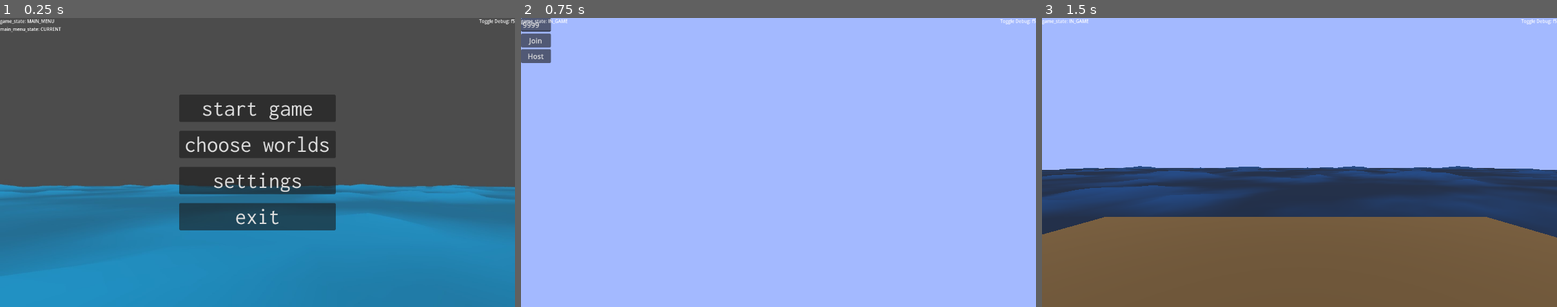
Above: before the commit, frames 1-3 (left to right).
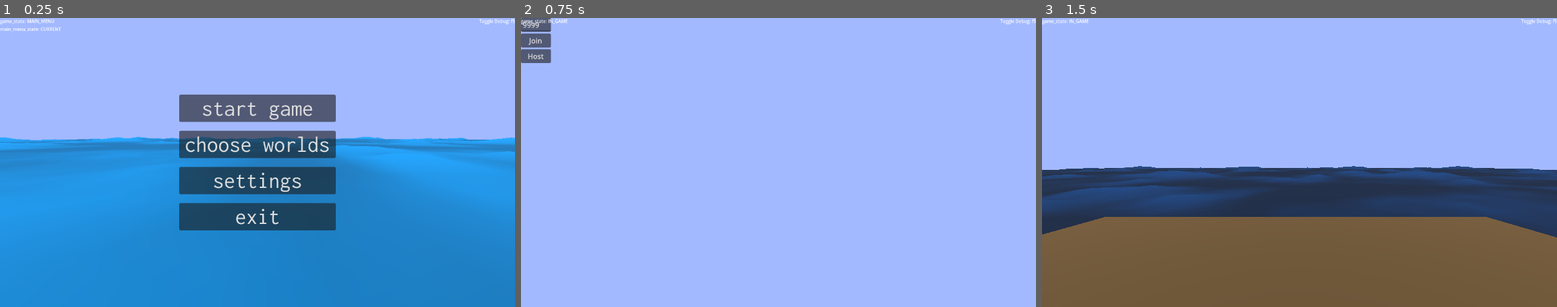
Above: after the commit, the same moments.

Repository: illogicalapple/open-water
Game: Godot game, scene res://scenes/start_menu.tscn
The game is run twice, just before and just after one commit, with the same random seed, the same clock (stepped at 60 frames per second) and the same inputs.
Inputs:
- Up to frame 1 (0.25 s): no input
- Up to frame 2 (0.75 s): click "start game" at 0.5 s
- Up to frame 3 (1.5 s): click "Host" at 1.25 s

The runs differ from the first frame. In frame 1, 77% of the frame differs, in the area x 0-100%, y 0-100%; in frame 2, nothing differs; in frame 3, nothing differs.

Commit message:
change background
gray sky changed to blue

Diff:
--- a/scenes/start_menu.tscn
+++ b/scenes/start_menu.tscn
@@ -2,7 +2,7 @@
 
 [ext_resource type="Theme" uid="uid://yqhp0x75g3lx" path="res://menu_theme.tres" id="1_hy3ew"]
 [ext_resource type="Script" path="res://scenes/start_menu.gd" id="1_ir7u2"]
-[ext_resource type="Texture2D" uid="uid://dmnj2vjb2nuo1" path="res://assets/images/background.jpg" id="3_ohxti"]
+[ext_resource type="Texture2D" uid="uid://1grhsng24wdx" path="res://assets/images/background.png" id="3_pqs1v"]
 [ext_resource type="PackedScene" uid="uid://bgfolw02g0rtq" path="res://scenes/settings_menu.tscn" id="4_t71m2"]
 
 [node name="Main Menu" type="Control"]
@@ -22,7 +22,7 @@
 anchor_bottom = 1.0
 grow_horizontal = 2
 grow_vertical = 2
-texture = ExtResource("3_ohxti")
+texture = ExtResource("3_pqs1v")
 expand_mode = 1
 
 [node name="Main Select" type="MarginContainer" parent="."]
Binary file added: assets/images/background.png
Not shown, added: assets/images/background.png.import
